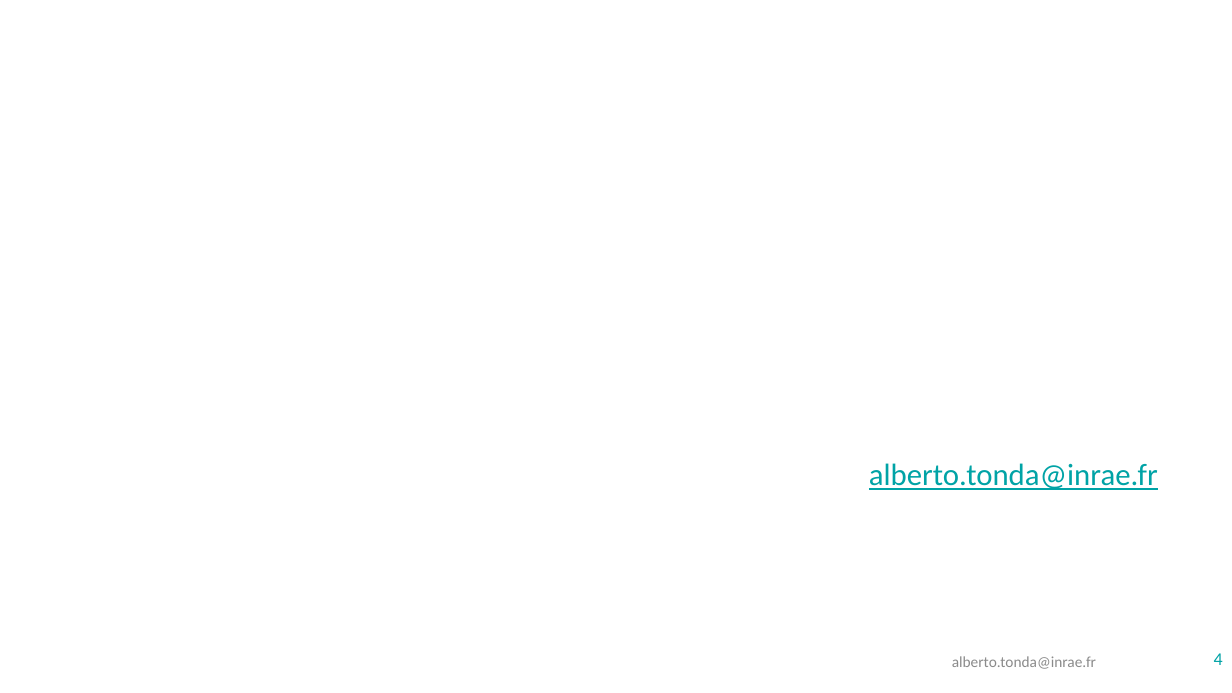
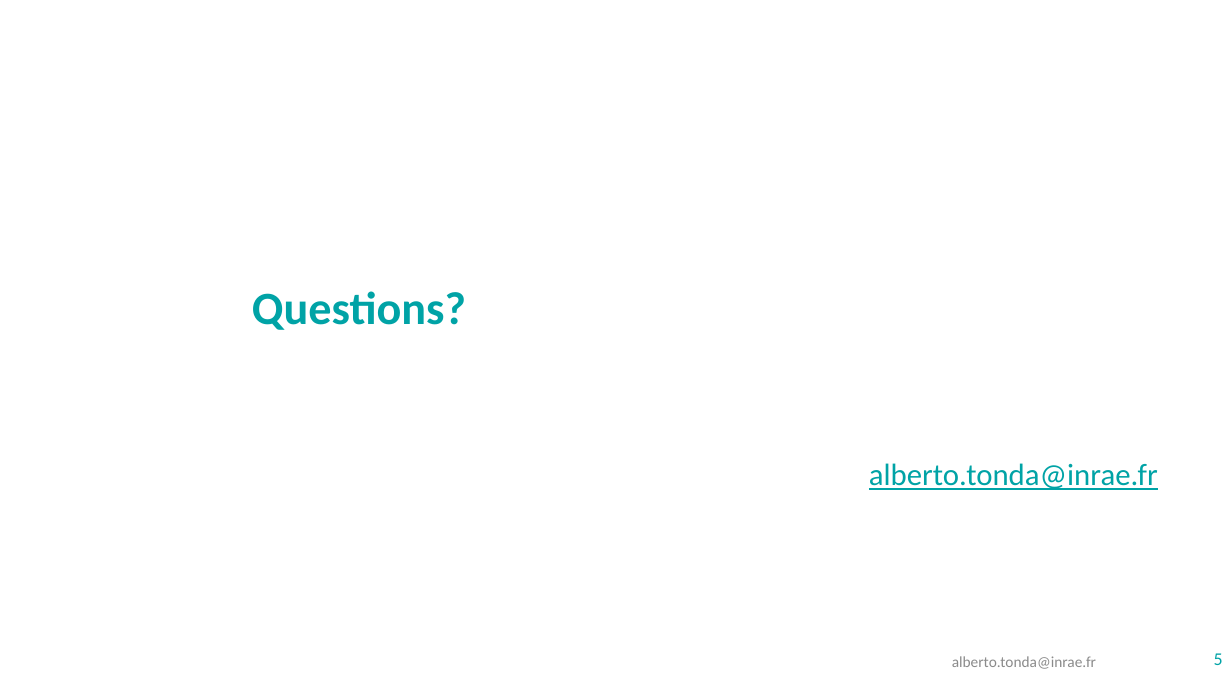
Before and after one commit to albertotonda/teaching, a slide deck: slide 5 of crash-course-on-data-science/introduction.pptx (slide 4 before the commit). Drawn at 1232x693 pixels with LibreOffice and Linux fonts; fonts in the diff are those of the drawing; background and template pictures are left out. Boxes give left, top, right and bottom in pixels: in the first picture for what was removed or moved away, otherwise in the second. Text is boxed around its words. In the diff, an @@ line names an element or a change of style, - is before the commit and + after.

```diff
--- a/crash-course-on-data-science/introduction.pptx
+++ b/crash-course-on-data-science/introduction.pptx
@@ title added at (x1=252, y1=291, x2=466, y2=330), 36 pt, text #00A3A6, bold @@
+Questions?
@@ page number at (x1=1214, y1=653, x2=1223, y2=665): text changed @@
-4
+5
```
Also in this commit, not shown: 1 other slide changed, 1 slide added, 2 other files.
